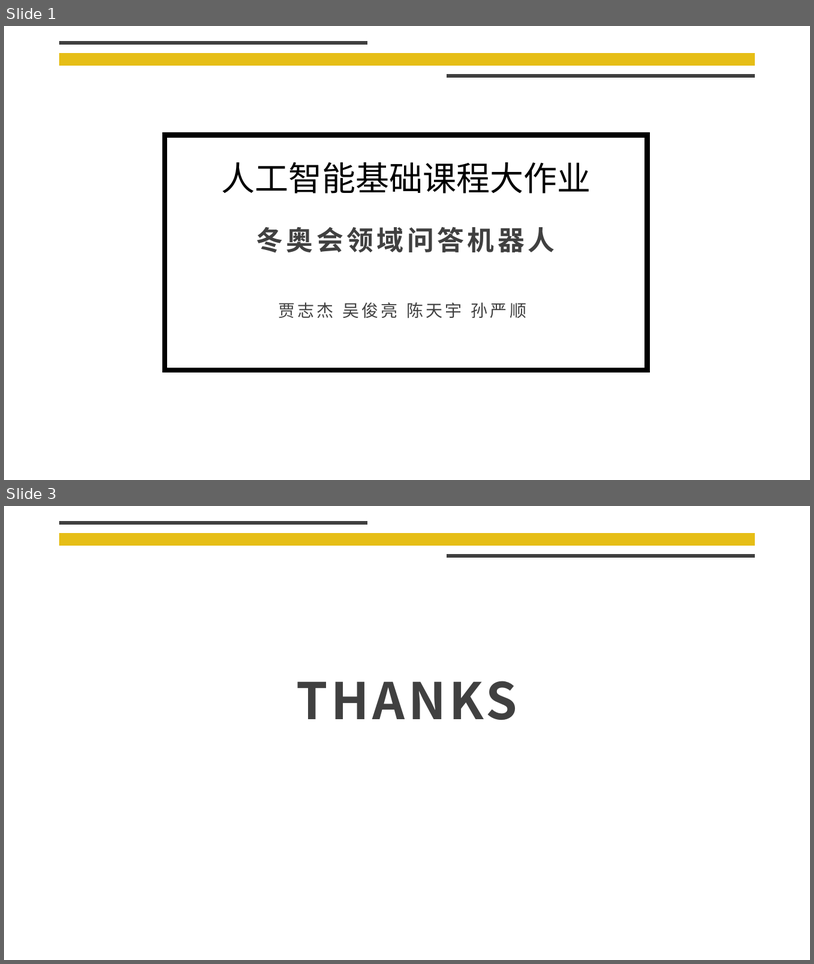
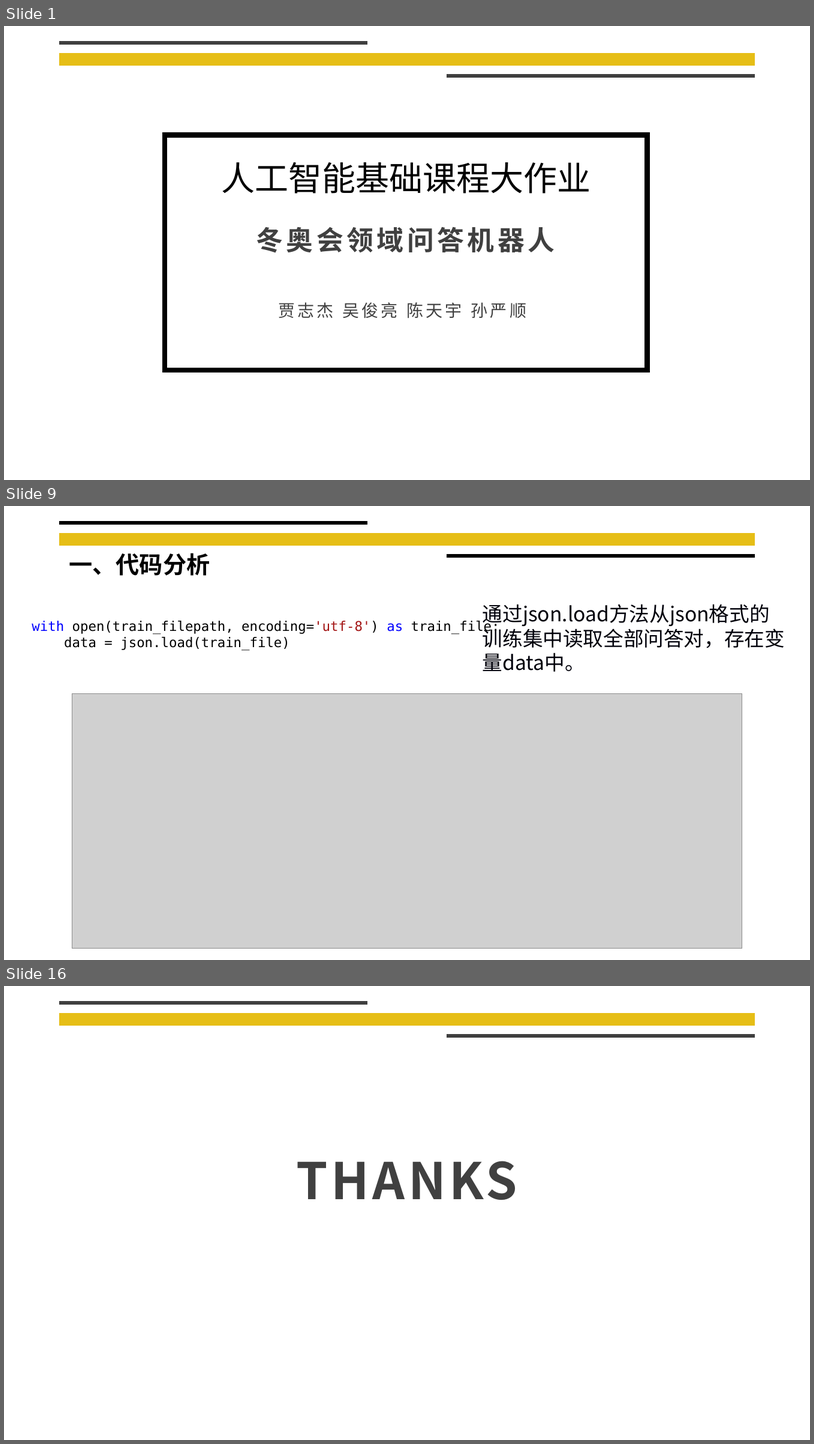
Before and after one commit to liangliang678/UCAS_AI, a slide deck: doc/实验展示.pptx. Shown one above the other, each under a label of ours: slides 1 and 3 before the commit, slides 1, 9 and 16 after it; the slides between them are not shown. The pictures are 814x964 and 814x1444 pixels, drawn with LibreOffice and Linux fonts; fonts in the diff are those of the drawing; grey boxes stand for pictures; background and template pictures are left out. Boxes give left, top, right and bottom in pixels: in the first picture for what was removed or moved away, otherwise in the second. Text is boxed around its words. In the diff, an @@ line names an element or a change of style, - is before the commit and + after.

```diff
--- a/doc/实验展示.pptx
+++ b/doc/实验展示.pptx
@@ slide 9 added at <box>4,506,810,960</box>, background #FFFFFF; not listed: 1 template element that a slide beside it also shows @@
@@ line added from (60, 523) to (368, 523), #000000 4.5 pt @@
@@ text added at <box>69,553,210,576</box>, 28 pt, text #000000, bold @@
+一、代码分析
@@ line added from (447, 556) to (755, 556), #000000 4.5 pt @@
@@ text added at <box>483,604,785,672</box>, 24 pt, text #00000A @@
+通过json.load方法从json格式的训练集中读取全部问答对，存在变量data中。
@@ text added at <box>32,619,500,650</box>, 16 pt, text #000000 @@
+with open(train_filepath, encoding='utf-8') as train_file:
+data = json.load(train_file)
@@ picture added at <box>72,694,743,948</box> @@
@@ what was slide 3 is now slide 16 @@
```
Also in this commit, not shown: 13 other slides added, 1 slide removed, 2 other files.
